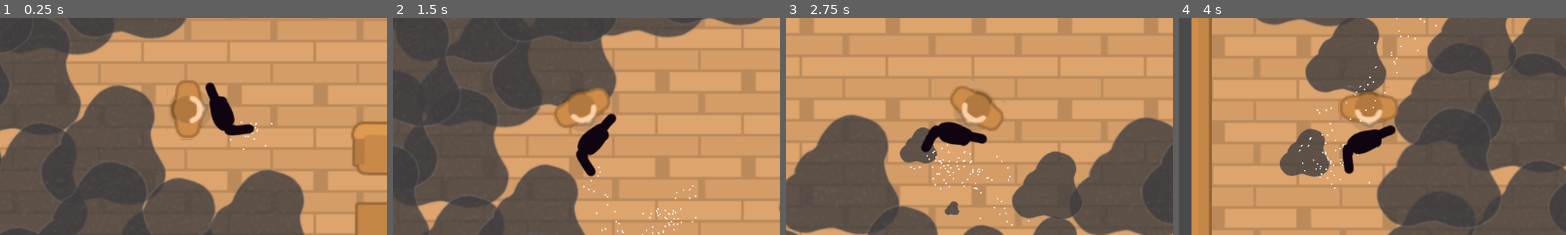
Above: before the commit, frames 1-4 (left to right).
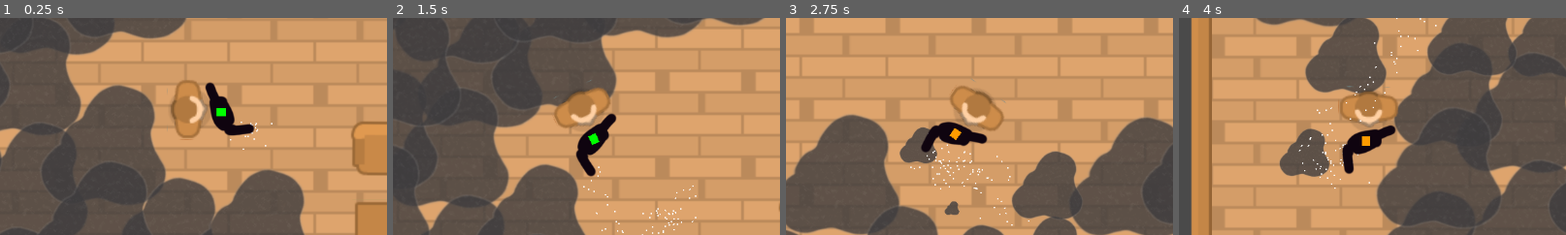
Above: after the commit, the same moments.

Repository: Laob/erase-the-dust
Game: Godot game, scene res://main.tscn
Same seed, same stepped clock (60 frames per second), same inputs: the game is played once before the commit and once after it.
Inputs (mouse positions are % of the whole screen's width and height, from its top left):
- Up to frame 1 (0.25 s): no input
- Up to frame 2 (1.5 s): tap Enter at 0.5 s; move the mouse to (72, 45) at 0.52 s; hold Right (ui_right) 0.53-1.28 s; move the mouse to (30, 55) at 1.27 s; hold Down (ui_down) from 1.28 s (still down)
- Up to frame 3 (2.75 s): move the mouse to (60, 28) at 2.02 s; release Down (ui_down) at 2.03 s; hold Right (ui_right) from 2.03 s (still down)
- Up to frame 4 (4 s): move the mouse to (45, 70) at 2.77 s; release Right (ui_right) at 2.78 s; hold Up (ui_up) 2.78-3.53 s; move the mouse to (80, 65) at 3.52 s; hold Left (ui_left) from 3.53 s (still down)
The pictures show only the part of the screen within x 26-75%, y 29-79%; the shares and areas given below are measured in that part.

The runs differ from the first frame. In frame 1, 0.1% of the frame differs, in the area x 55-59%, y 41-46%; in frame 2, 0.1%, in the area x 50-54%, y 52-59%; in frame 3, 0.1%; in frame 4, 0.1%.

Commit message:
add fill level and visual indicatior for cleaner

Diff:
--- a/components/vacuum/vacuum.gd
+++ b/components/vacuum/vacuum.gd
@@ -1,19 +1,38 @@
 extends Node2D
 
+const GREEN_THRESHOLD = 40
+const ORANGE_THRESHOLD = 80
+
+const FILL_INC = 0.25
 @onready var collection_area = $Collection
+
+
+@export var max_fill_level = 100
+var current_fill_level = 0
+@onready var color_rect = $ColorRect
 
 # Called when the node enters the scene tree for the first time.
 func _ready() -> void:
+	update_fill_rect()
 	pass # Replace with function body.
 
 
 # Called every frame. 'delta' is the elapsed time since the previous frame.
 func _process(delta: float) -> void:
 	for area in collection_area.get_overlapping_areas():
-		if area.has_method("clean"):
+		if area.has_method("clean") and current_fill_level <= max_fill_level:
 			area.clean(delta)
+			current_fill_level += FILL_INC
+			update_fill_rect()
 
 
+func update_fill_rect():
+	if current_fill_level < GREEN_THRESHOLD:
+		color_rect.color = "#00ff00"
+	elif current_fill_level <= ORANGE_THRESHOLD:
+		color_rect.color = "ff9c00"
+	else:
+		color_rect.color = "#ff0000"
 
 func _on_collection_area_entered(area: Area2D) -> void:
 	pass
--- a/components/vacuum/vacuum.tscn
+++ b/components/vacuum/vacuum.tscn
@@ -31,4 +31,10 @@
 position = Vector2(20, 8)
 shape = SubResource("CircleShape2D_t0xnp")
 
+[node name="ColorRect" type="ColorRect" parent="."]
+offset_left = -6.0
+offset_top = -7.0
+offset_right = 1.0
+offset_bottom = -1.0
+
 [connection signal="area_entered" from="Collection" to="." method="_on_collection_area_entered"]
